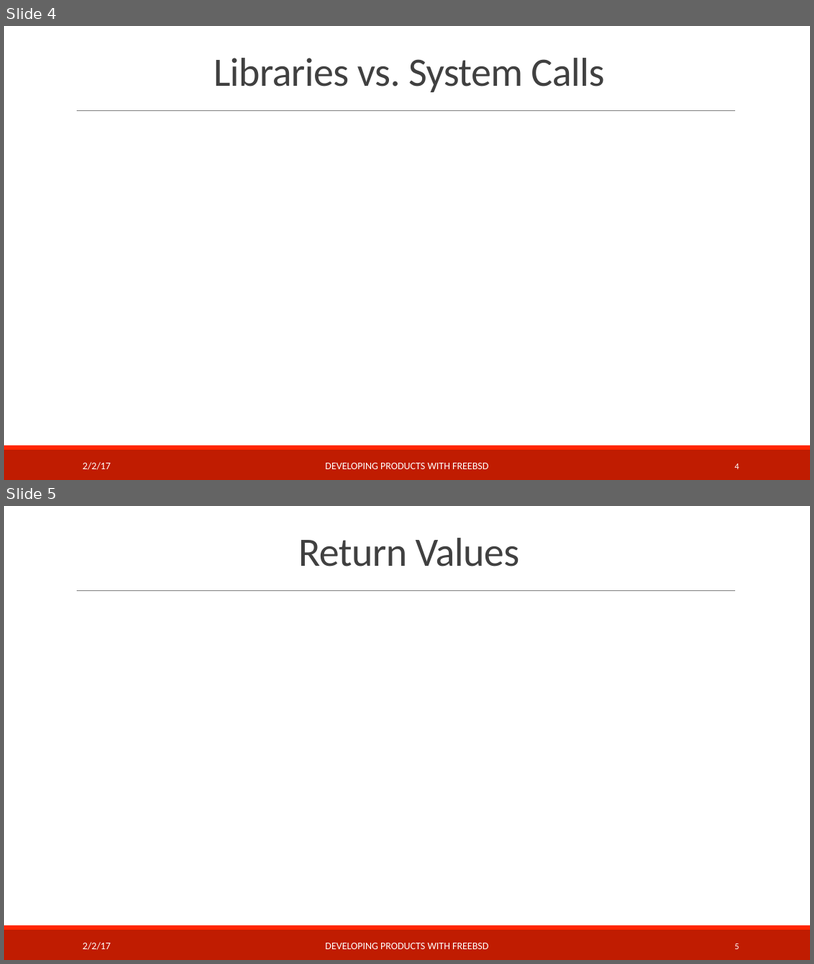
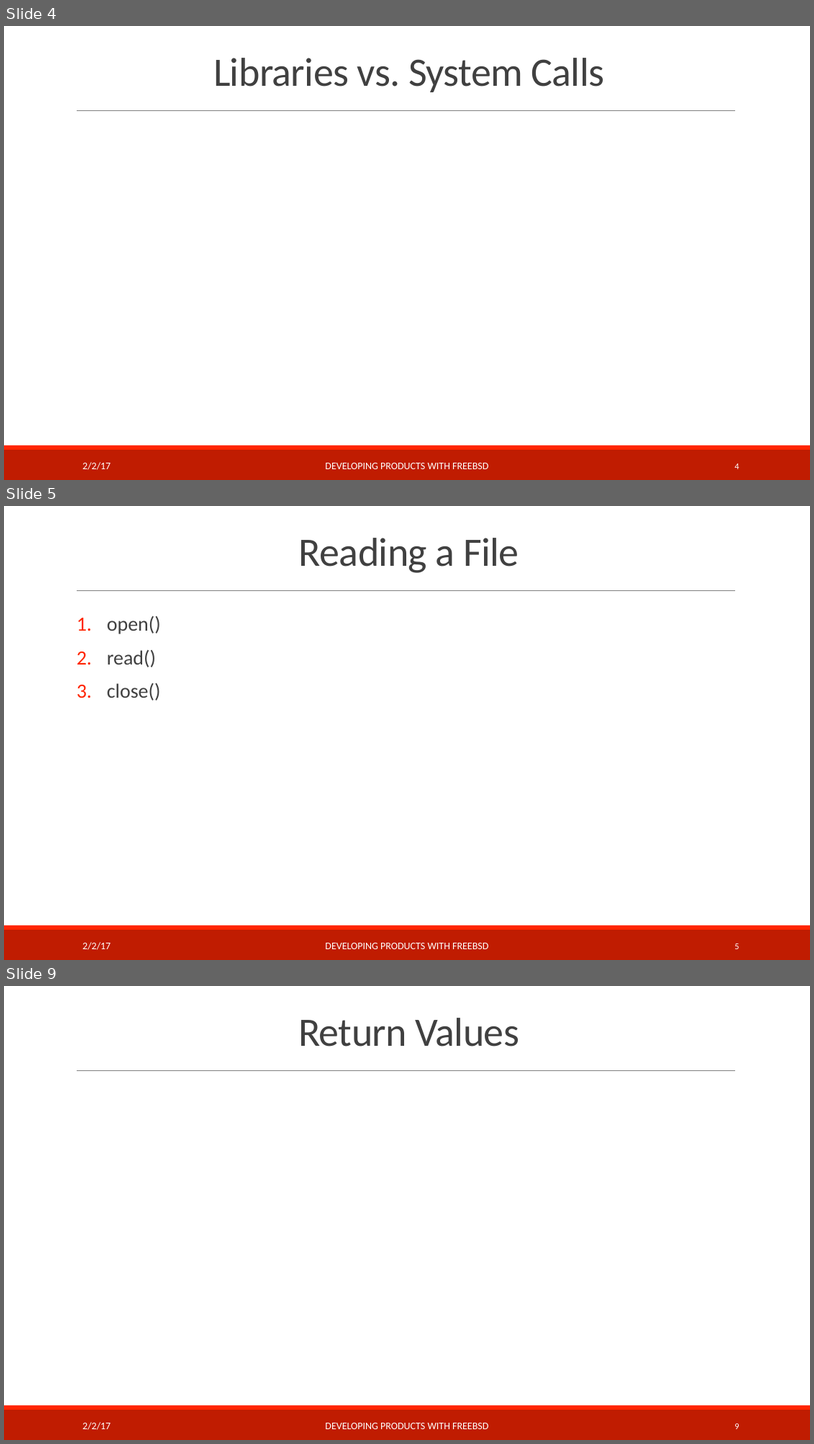
Before and after one commit to teachbsd/course, a slide deck: undergraduate/lectures/kernel-services.pptx. Shown one above the other, each under a label of ours: slides 4 and 5 before the commit, slides 4, 5 and 9 after it; the slides between them are not shown. The pictures are 814x964 and 814x1444 pixels, drawn with LibreOffice and Linux fonts; fonts in the diff are those of the drawing; background and template pictures are left out. Boxes give left, top, right and bottom in pixels: in the first picture for what was removed or moved away, otherwise in the second. Text is boxed around its words. In the diff, an @@ line names an element or a change of style, - is before the commit and + after.

```diff
--- a/undergraduate/lectures/kernel-services.pptx
+++ b/undergraduate/lectures/kernel-services.pptx
@@ slide 5 added at (x1=4, y1=506, x2=810, y2=960), background #FFFFFF; not listed: 3 template elements that a slide beside it also shows @@
@@ title added at (x1=299, y1=538, x2=519, y2=573), 48 pt, text #404040 @@
+Reading a File
@@ text added at (x1=107, y1=615, x2=161, y2=700), 24 pt, text #404040 @@
+1. open()
+2. read()
+3. close()
@@ text added at (x1=82, y1=942, x2=111, y2=950), 12 pt, text #FFFFFF @@
+2/2/17
@@ text added at (x1=325, y1=942, x2=489, y2=949), 12 pt, text #FFFFFF @@
+DEVELOPING PRODUCTS WITH FREEBSD
@@ page number added at (x1=735, y1=943, x2=739, y2=949), 10.5 pt, text #FFFFFF @@
+5
@@ what was slide 5 is now slide 9 @@
@@ page number at (x1=735, y1=1423, x2=739, y2=1429): text changed @@
-5
+9
```
Also in this commit, not shown: 1 slide changed, 3 other slides added, 9 other files.
